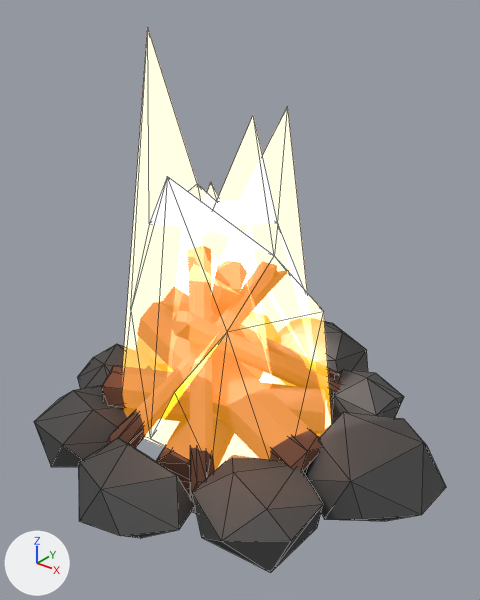
The Blender file SourceArt/Campfire.blend as it was, and as the next commit left it.
The view is the same before and after, from a camera (50 mm lens) standing at (0.594, -0.698, 0.667) and looking at (0.019, 0.02, 0.221). Every picture has the same lights, and +X, +Y and +Z are marked at lower left. Mesh edges are drawn as thin lines.

Objects in the first picture: 'Fire', 'Stones', 'logs'.
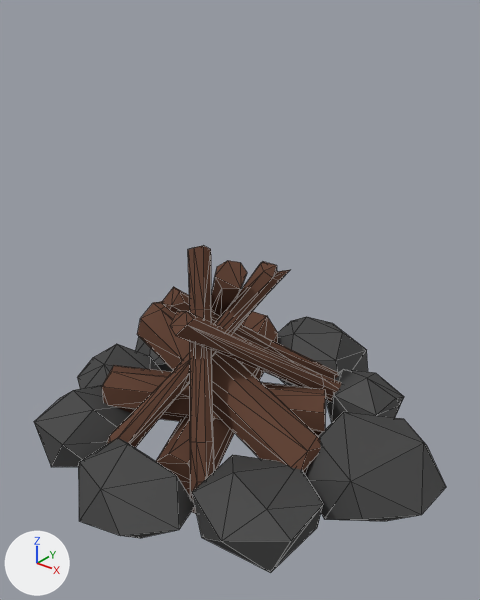
Location of each change, [x1, y1, x2, y2] in pixels of the pictures (480 x 600 px):
'Fire', deleted
    before: [122, 28, 332, 471]
'logs', unchanged, uncovered by the edit
    before: [102, 365, 342, 514]
    after: [102, 245, 342, 514]

What changed in the scene script:
```text
Remove ob_fire:
    ob_fire = bpy.data.objects.new('Fire', me_mesh_001)
    ob_fire.location = (0.0, 0.0, 0.0)
    ob_fire.scale = (0.974, 1.0, 1.0)
```
